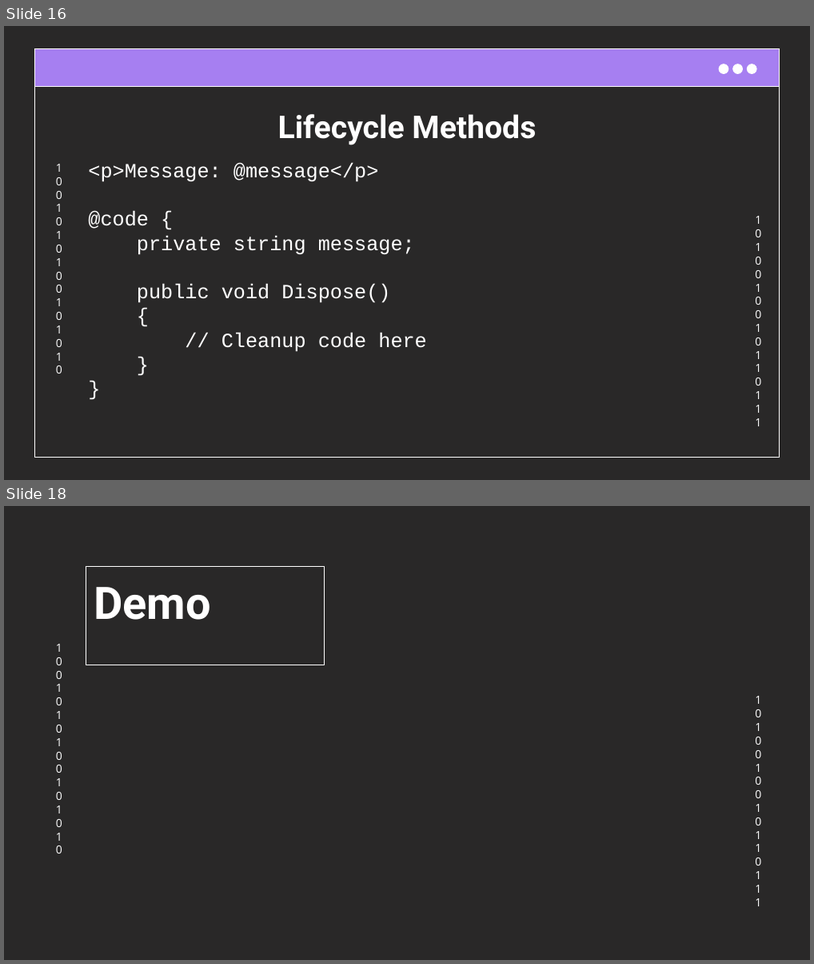
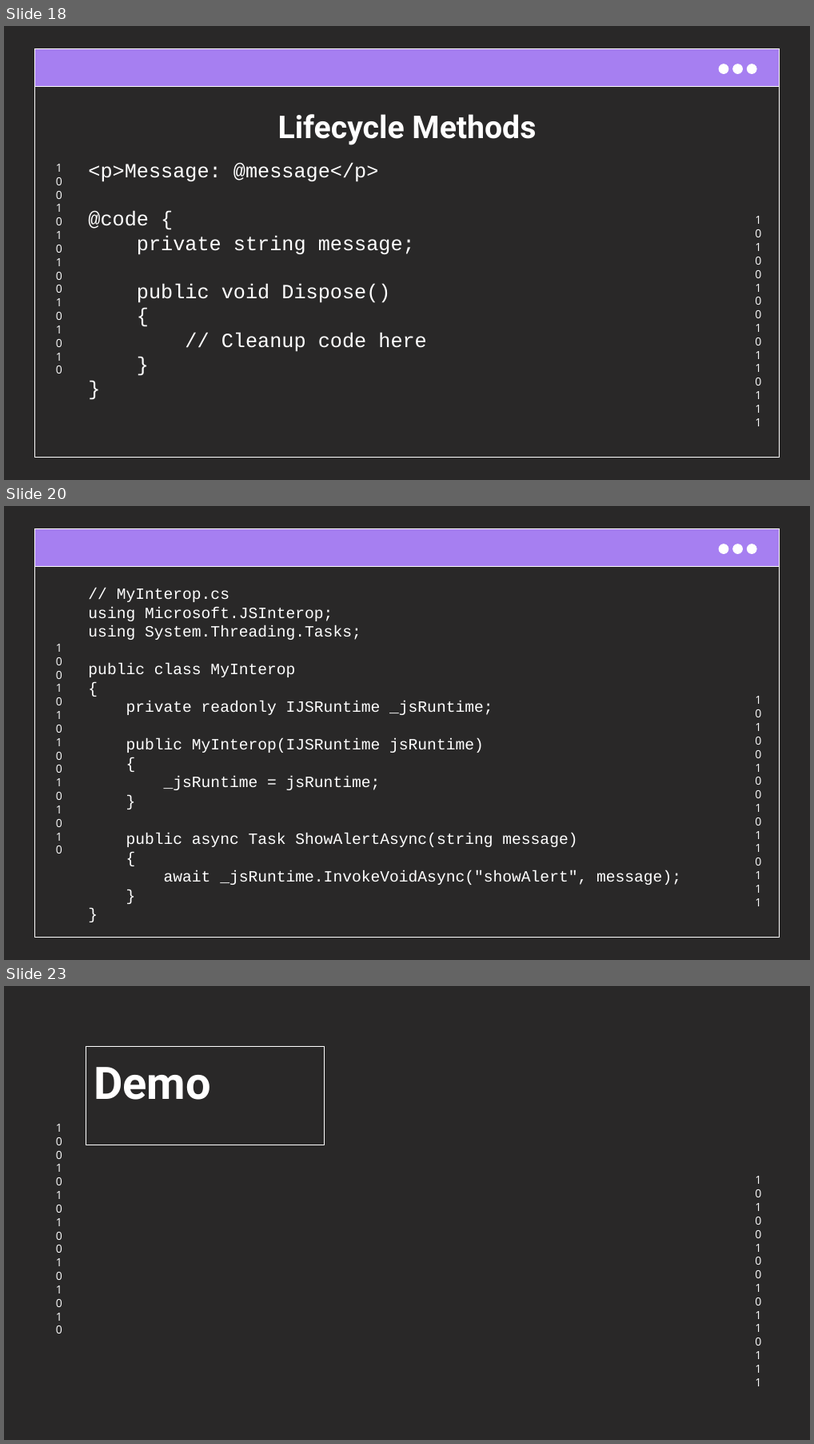
Before and after one commit to cwoodruff/blazor-introduction, a slide deck: Blazor Introduction.pptx. Shown one above the other, each under a label of ours: slides 16 and 18 before the commit, slides 18, 20 and 23 after it; the slides between them are not shown. The pictures are 814x964 and 814x1444 pixels, drawn with LibreOffice and Linux fonts; fonts in the diff are those of the drawing; background and template pictures are left out. Boxes give left, top, right and bottom in pixels: in the first picture for what was removed or moved away, otherwise in the second. Text is boxed around its words. In the diff, an @@ line names an element or a change of style, - is before the commit and + after.

```diff
--- a/Blazor Introduction.pptx
+++ b/Blazor Introduction.pptx
@@ slide 20 added at [4, 506, 810, 960], background #292828; not listed: 7 template elements that a slide beside it also shows @@
@@ text added at [88, 588, 682, 884], 14 pt, text #FFFFFF @@
+// MyInterop.cs
+using Microsoft.JSInterop;
+using System.Threading.Tasks;
+public class MyInterop
+{
+private readonly IJSRuntime _jsRuntime;
+public MyInterop(IJSRuntime jsRuntime)
+{
+_jsRuntime = jsRuntime;
+}
+public async Task ShowAlertAsync(string message)
+{
+await _jsRuntime.InvokeVoidAsync("showAlert", message);
+}
+}
@@ what was slide 16 is now slide 18 @@
@@ what was slide 18 is now slide 23 @@
```
Also in this commit, not shown: 4 slides changed, 6 other slides added, 1 slide removed.
